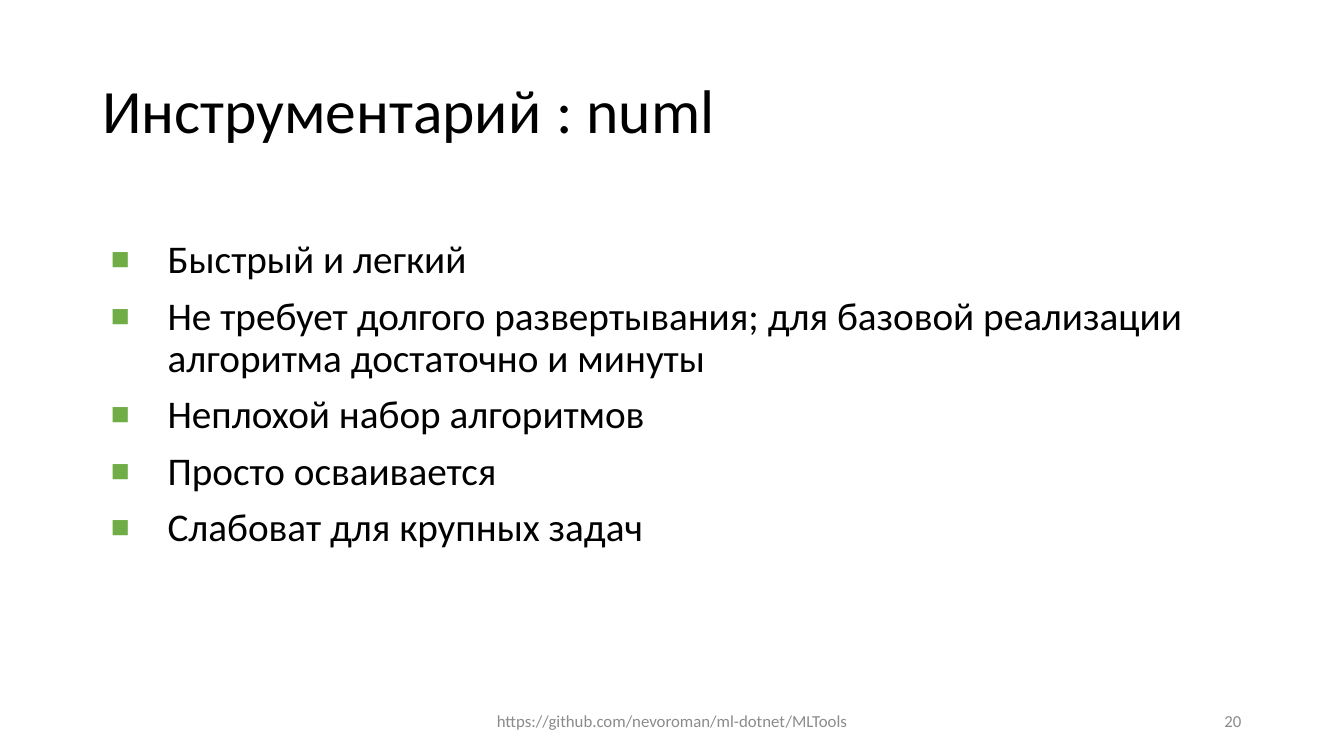
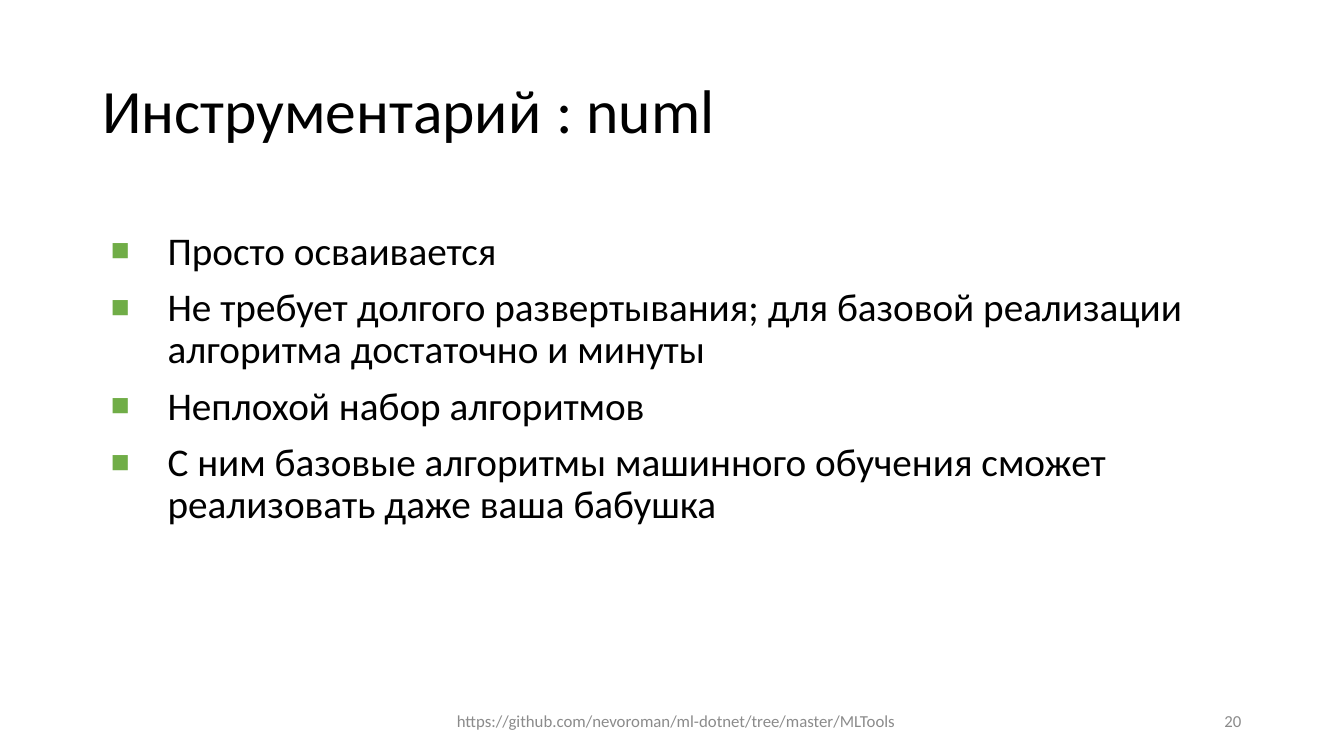
Before and after one commit to Spectr9/ml-dotnet, a slide deck: slide 20 of Slides/Slides.pptx. Drawn at 1344x756 pixels with LibreOffice and Linux fonts; fonts in the diff are those of the drawing. Boxes give left, top, right and bottom in pixels: in the first picture for what was removed or moved away, otherwise in the second. Text is boxed around its words. In the diff, an @@ line names an element or a change of style, - is before the commit and + after.

```diff
--- a/Slides/Slides.pptx
+++ b/Slides/Slides.pptx
@@ text at [168, 240, 497, 272]: text changed @@
-■ Быстрый и легкий
+■ Просто осваивается
@@ text at [168, 449, 1105, 525]: text changed @@
-■ Просто осваивается
-■ Слабоват для крупных задач
+■ С ним базовые алгоритмы машинного обучения сможет реализовать даже ваша бабушка
@@ text at [457, 715, 895, 730]: text changed @@
-https://github.com/nevoroman/ml-dotnet/MLTools
+https://github.com/nevoroman/ml-dotnet/tree/master/MLTools
```
Also in this commit, not shown: 20 other slides changed, 3 slides added, 9 other files.
